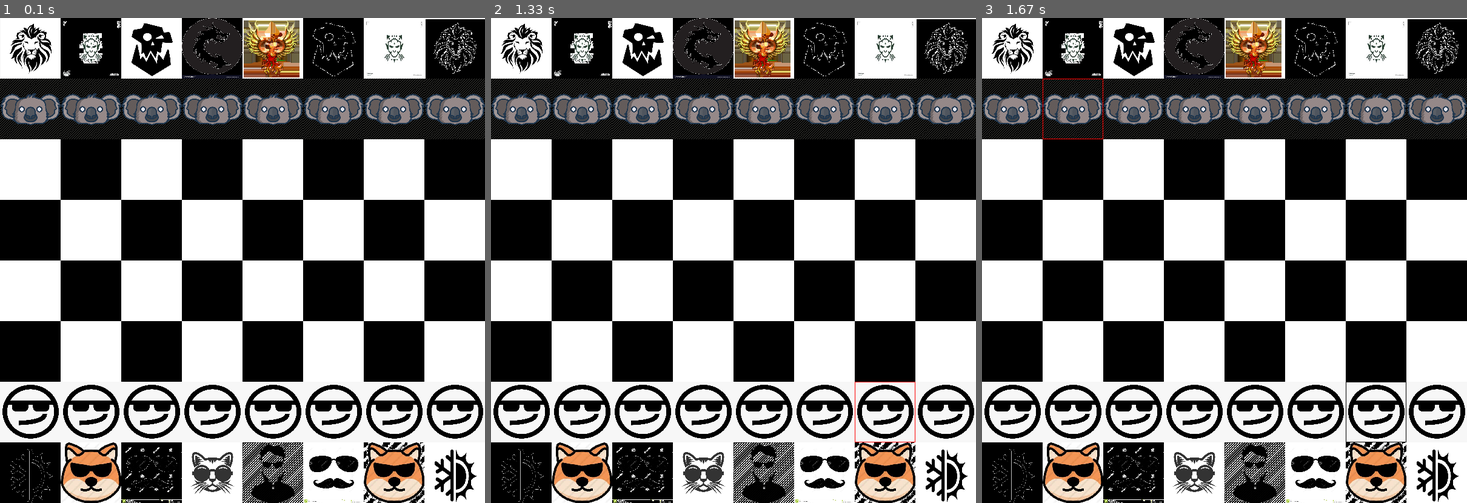
Above: before the commit, frames 1-3 (left to right).
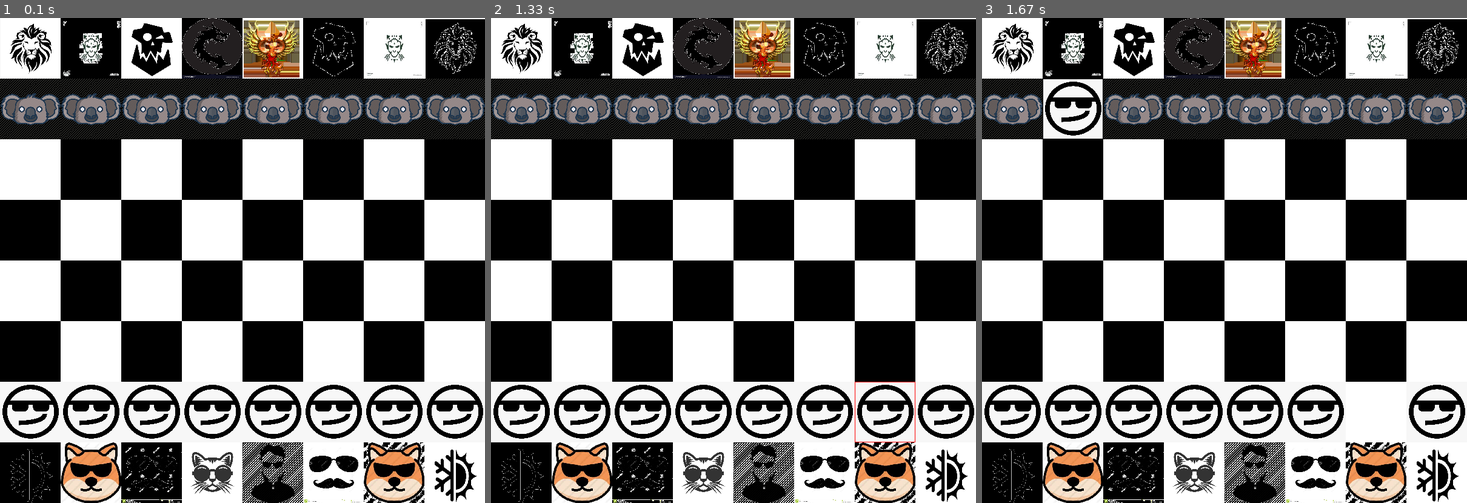
Above: after the commit, the same moments.

Repository: amitflank/Tfl_code
Game: pygame game, started from TFL_example_code/chess/pygame_learning.py
The game is run twice, just before and just after one commit, with the same random seed, the same clock (stepped at 60 frames per second) and the same inputs.
Inputs (mouse positions are in pixels of both pictures, inside the frame that each line leads up to):
- Up to frame 1 (0.1 s): no input
- Up to frame 2 (1.33 s): click (733, 260) at 0.38 s; click (912, 430) at 1.22 s
- Up to frame 3 (1.67 s): click (1098, 81) at 1.55 s

Frames 1-2 are identical in both runs. In frame 3, 2.0% of the frame differs, in the area x 12-88%, y 12-88%.

Commit message:
pieces now take turns and can capture

Diff:
--- a/TFL_example_code/chess/pygame_learning.py
+++ b/TFL_example_code/chess/pygame_learning.py
@@ -10,7 +10,6 @@
 )
 
 from piece_dict import piece_icons, my_pieces
-
 
 
 # The surface drawn on the screen is now an attribute of 'player'
@@ -74,6 +73,15 @@
 
         return surf
 
+def get_piece_at_loc(row: int, col: int, pieces: List[Piece]) -> Union[Piece, None]:
+    """takes a row and col and return the piece at specified location if it exists. Otherwise return None"""
+    for piece in pieces:
+        if row == piece.row and col == piece.col:
+            return piece
+
+    return None
+
+
 class Pawn(Piece):
 
     def __init__(self, height: int, width: int, color: str):
@@ -115,6 +123,7 @@
 class Board():
 
     def __init__(self, cell_size: int) -> None:
+        self.turn = "white"
         self.cell_size = cell_size
         self.ROWS = 8
         self.COLS = 8
@@ -122,7 +131,14 @@
 
         self.screen = self.set_up_screen(cell_size)
         self.draw_board(cell_size)
-        self.load_pieces(cell_size)
+        self.pieces = self.load_pieces(cell_size)
+
+
+    def flip_turn(self):
+        if self.turn is "white":
+            self.turn = "black"
+        else:
+            self.turn = "white"
 
     def set_up_screen(self, cell_size):
         """Create our screen object which we will be drawing on"""
@@ -168,31 +184,36 @@
         return black_pieces + white_pieces
 
 
-    def handle_selection(self, piece: Piece):
-        if self.selected_piece:
-            self.selected_piece.de_select(self.screen)
-
-        self.selected_piece = piece
-        piece.select(self.screen)
-
-    def move_selected_piece(self, row: int, col: int):
+    def handle_selection(self, piece: Piece) -> bool:
+        """handles piece selection and highlighting, returns a boolean if this is a capture attempt"""
+        if piece.color is self.turn:
+
+            if self.selected_piece:
+                self.selected_piece.de_select(self.screen)
+
+            self.selected_piece = piece
+            piece.select(self.screen)
+            return False
+        else:
+
+            if self.selected_piece:
+                return True
+
+    def move_selected_piece(self, row: int, col: int, is_capture: bool):
         cur_row, cur_col = self.selected_piece.row, self.selected_piece.col
+
+        if is_capture:
+            self.draw_tile(self.cell_size, self.screen, row, col)
+            piece = get_piece_at_loc(row, col, self.pieces)
+            self.pieces.remove(piece)
+
         self.selected_piece.update_cell_position(row, col) #initialize proper board location
+
         self.screen.blit(self.selected_piece.surf, self.selected_piece.rect) #add to board
         self.draw_tile(self.cell_size, self.screen, cur_row, cur_col)
         self.selected_piece.de_select(self.screen)
         self.selected_piece = None
-
-
-
-def get_piece_at_loc(row: int, col: int, pieces: List[Piece]) -> Union[Piece, None]:
-    """takes a row and col and return the piece at specified location if it exists. Otherwise return None"""
-    for piece in pieces:
-        if row == piece.row and col == piece.col:
-            return piece
-
-    return None
-
+        self.flip_turn()
 
 pygame.init()
 
@@ -202,7 +223,7 @@
 # Run until the user asks to quit
 running = True
 
-pieces = new_board.load_pieces(cellSize)
+new_board.load_pieces(cellSize)
 
 while running:
 
@@ -214,17 +235,20 @@
         #Get mouse click event
         if event.type == pygame.MOUSEBUTTONDOWN:
             col_pos, row_pos = pygame.mouse.get_pos()
+            is_capture = False
 
             col = int(col_pos / cellSize)
             row = int(row_pos / cellSize)
 
-            piece = get_piece_at_loc(row, col, pieces) #check if there is a piece at mouseclick location
+            piece = get_piece_at_loc(row, col, new_board.pieces) #check if there is a piece at mouseclick location
 
             if piece:
-                new_board.handle_selection(piece)
+                is_capture = new_board.handle_selection(piece)
+                if is_capture:
+                    new_board.move_selected_piece(row, col, is_capture)
             else:
                 if new_board.selected_piece:
-                    new_board.move_selected_piece(row, col)
+                    new_board.move_selected_piece(row, col, is_capture)
 
     pygame.display.flip()
 
